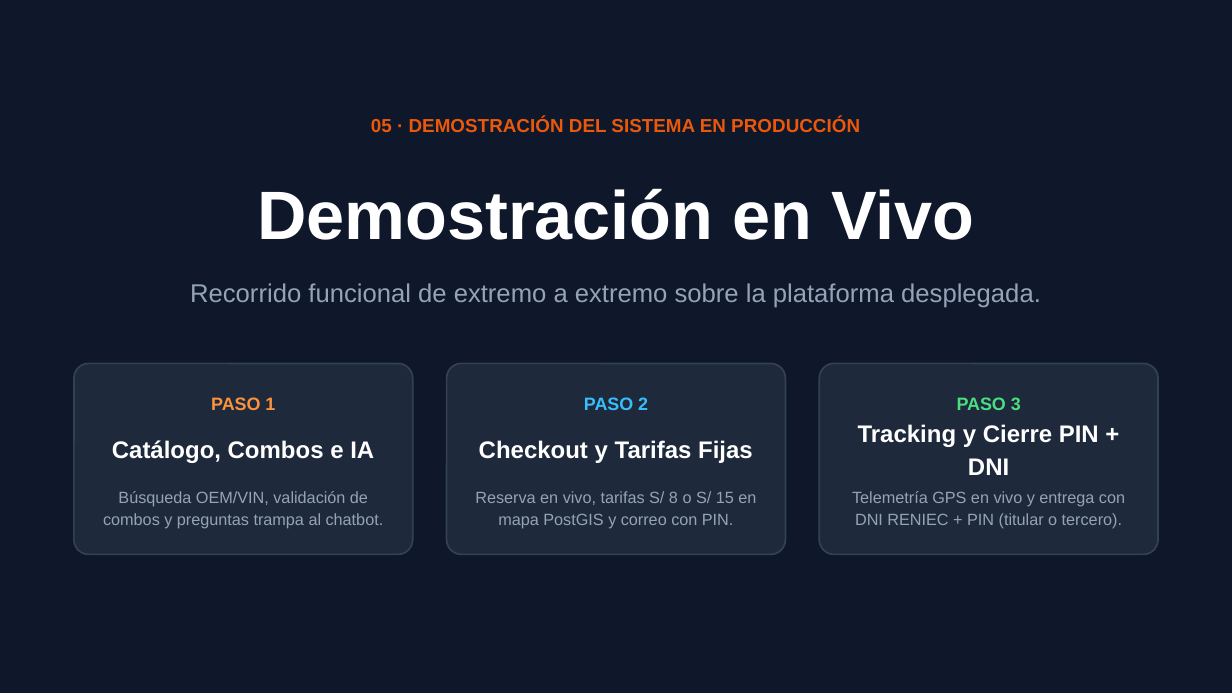
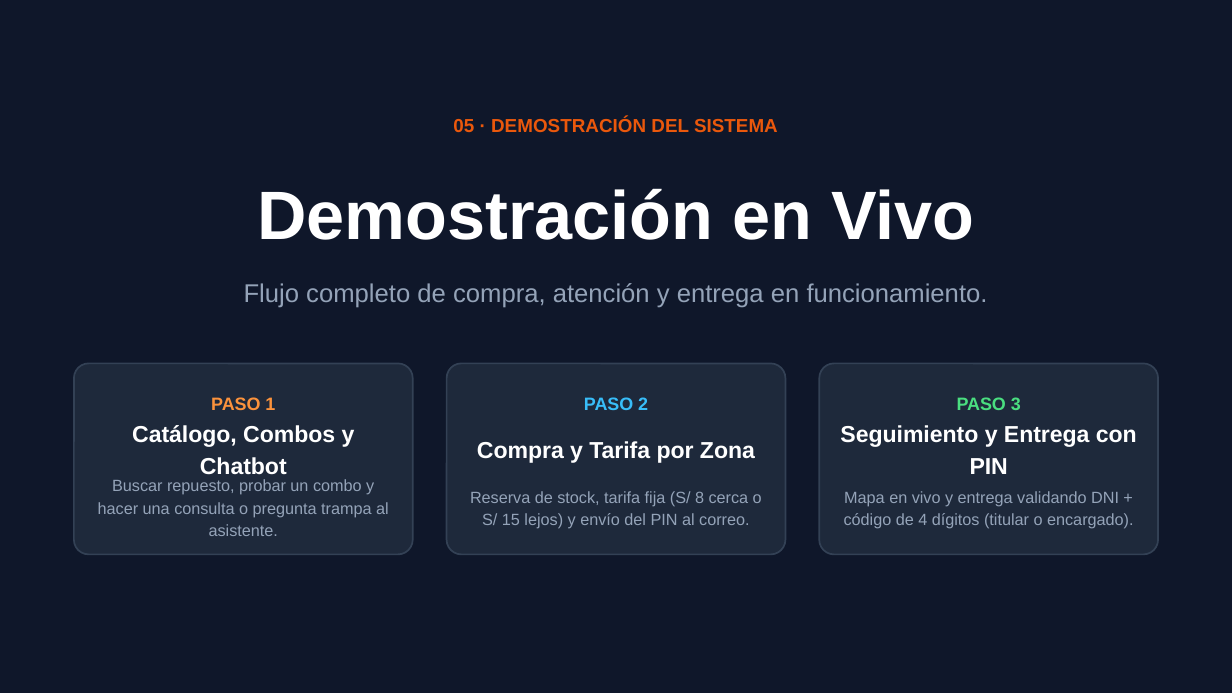
Before and after one commit to Scrasher18/Asuncion-ERP, a slide deck: slide 6 of Autopartes_Asuncion.pptx. Drawn at 1232x693 pixels with LibreOffice and Linux fonts; fonts in the diff are those of the drawing. Boxes give left, top, right and bottom in pixels: in the first picture for what was removed or moved away, otherwise in the second. Text is boxed around its words. In the diff, an @@ line names an element or a change of style, - is before the commit and + after.

```diff
--- a/Autopartes_Asuncion.pptx
+++ b/Autopartes_Asuncion.pptx
@@ text at bbox=[453, 117, 778, 132]: text changed @@
-05 · DEMOSTRACIÓN DEL SISTEMA EN PRODUCCIÓN
+05 · DEMOSTRACIÓN DEL SISTEMA
@@ text at bbox=[244, 283, 988, 308]: text changed @@
-Recorrido funcional de extremo a extremo sobre la plataforma desplegada.
+Flujo completo de compra, atención y entrega en funcionamiento.
@@ text at bbox=[132, 425, 355, 480]: text changed; size 14 to 13.5 pt @@
-Catálogo, Combos e IA
+Catálogo, Combos y Chatbot
@@ text at bbox=[477, 441, 755, 463]: text changed; size 14 to 13.5 pt @@
-Checkout y Tarifas Fijas
+Compra y Tarifa por Zona
@@ text at bbox=[840, 425, 1137, 474]: text changed; size 14 to 13.5 pt @@
-Tracking y Cierre PIN + DNI
+Seguimiento y Entrega con PIN
@@ text at bbox=[98, 479, 389, 536]: text changed @@
-Búsqueda OEM/VIN, validación de combos y preguntas trampa al chatbot.
+Buscar repuesto, probar un combo y hacer una consulta o pregunta trampa al asistente.
@@ text at bbox=[470, 491, 762, 529]: text changed @@
-Reserva en vivo, tarifas S/ 8 o S/ 15 en mapa PostGIS y correo con PIN.
+Reserva de stock, tarifa fija (S/ 8 cerca o S/ 15 lejos) y envío del PIN al correo.
@@ text at bbox=[844, 491, 1134, 529]: text changed @@
-Telemetría GPS en vivo y entrega con DNI RENIEC + PIN (titular o tercero).
+Mapa en vivo y entrega validando DNI + código de 4 dígitos (titular o encargado).
```
Also in this commit, not shown: 4 other slides changed, 1 slide added, 1 slide removed.
